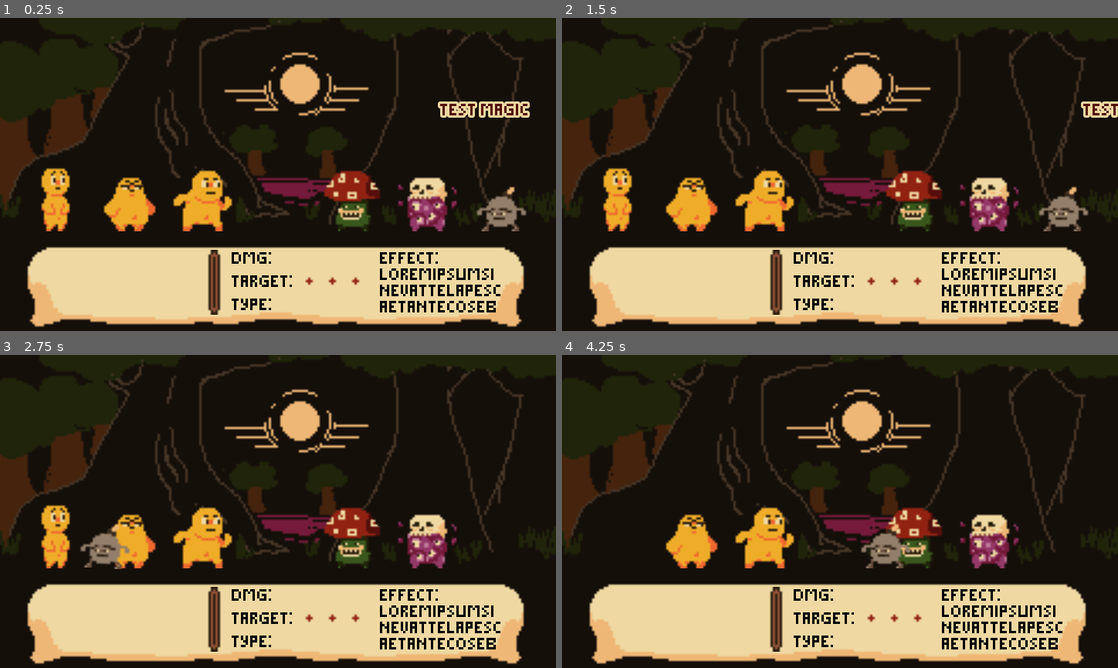
Above: before the commit, frames 1-4 (two rows, left to right).
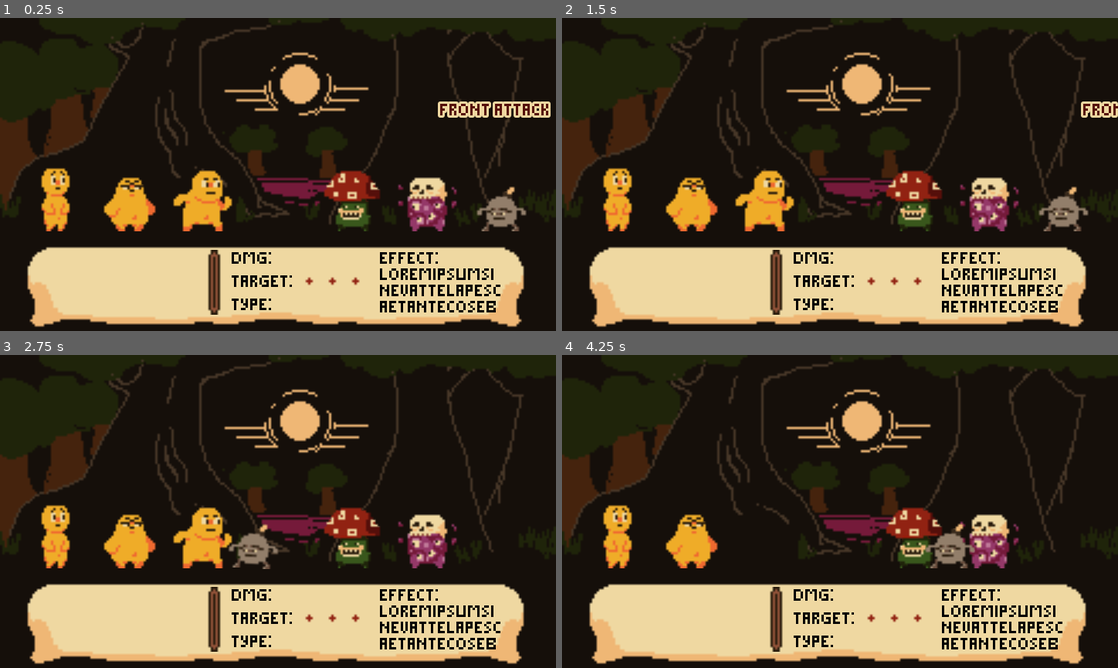
Above: after the commit, the same moments.

Repository: Hairic95/Yolky-RPG
Game: Godot game, scene res://Src/Scenes/BattleScene.tscn
The game is run twice, just before and just after one commit, with the same random seed, the same clock (stepped at 60 frames per second) and the same inputs.
Inputs:
- Up to frame 1 (0.25 s): no input
- Up to frame 2 (1.5 s): no input
- Up to frame 3 (2.75 s): no input
- Up to frame 4 (4.25 s): no input

The runs differ from the first frame. In frame 1, 0.5% of the frame differs, in the area x 78-100%, y 26-32%; in frame 2, 0.1%; in frame 3, 1.3%; in frame 4, 3.5%, in the area x 7-75%, y 47-69%.

Commit message:
now enemy choose possible action base on player entities remaining

Diff:
--- a/Data/characters.json
+++ b/Data/characters.json
@@ -61,7 +61,7 @@
 		"model" : "ShruumoModel",
 		"actions" :
 		[
-			"front_attack",
+			"test",
 			"front_attack",
 			"front_attack",
 			"front_attack"
@@ -95,10 +95,10 @@
 		"model" : "BomboroloModel",
 		"actions" :
 		[
-			"test_magic",
-			"test_magic",
-			"test_magic",
-			"test_magic"
+			"front_attack",
+			"front_attack",
+			"front_attack",
+			"test_ranged"
 		]
 	},
 }
--- a/Src/Entities/Combatant.gd
+++ b/Src/Entities/Combatant.gd
@@ -151,16 +151,31 @@
 
 func act(possible_targets : Array):
 
-	var action_selected = actions[randi()%actions.size()]
+	# check the target position to determinate which action are possible
+	var targetable_index = []
+	for t in possible_targets:
+		if t.player_owner == "player":
+			targetable_index.append(t.row_position - 1)
+
+	var choosable_actions = []
+	for action in actions:
+		for i in targetable_index:
+			if action.target[i] != ".":
+				choosable_actions.append(action)
+				break
+
+	# if no action is choosable pass turn
+	if choosable_actions.size() == 0:
+		pass_turn()
+		return
+
+	# choose one action at random
+	var action_selected = choosable_actions[randi()%choosable_actions.size()]
 
 	var choosable_targets = []
 	for target in possible_targets:
 		if action_selected.target[target.row_position - 1] == "#" and target.player_owner == "player":
 			choosable_targets.append(target)
-
-	if choosable_targets.size() == 0:
-		pass_turn()
-		return
 
 	var actual_targets = []
 	actual_targets.append(choosable_targets[randi()%choosable_targets.size()])
--- a/Src/Scenes/BattleScene.gd
+++ b/Src/Scenes/BattleScene.gd
@@ -210,6 +210,13 @@
 			return entity
 	return null
 
+func get_all_players():
+	var players = []
+	for entity in $Combatants/Entities.get_children():
+		if entity.player_owner == "player":
+			players.append(entity)
+	return players
+
 func start_target_combatants_damage_animation():
 	for combatant in target_combatants:
 		combatant.get_damaged()
